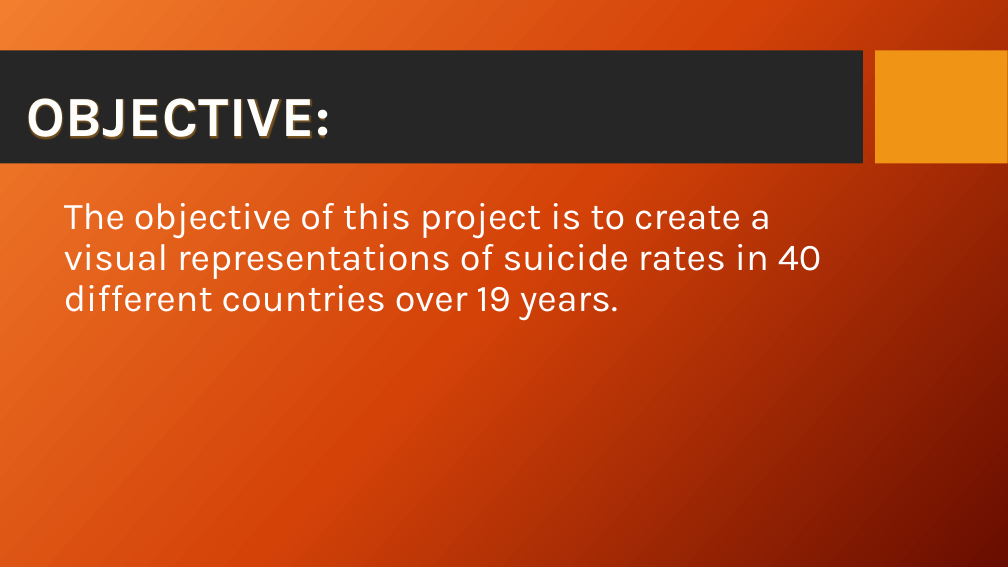
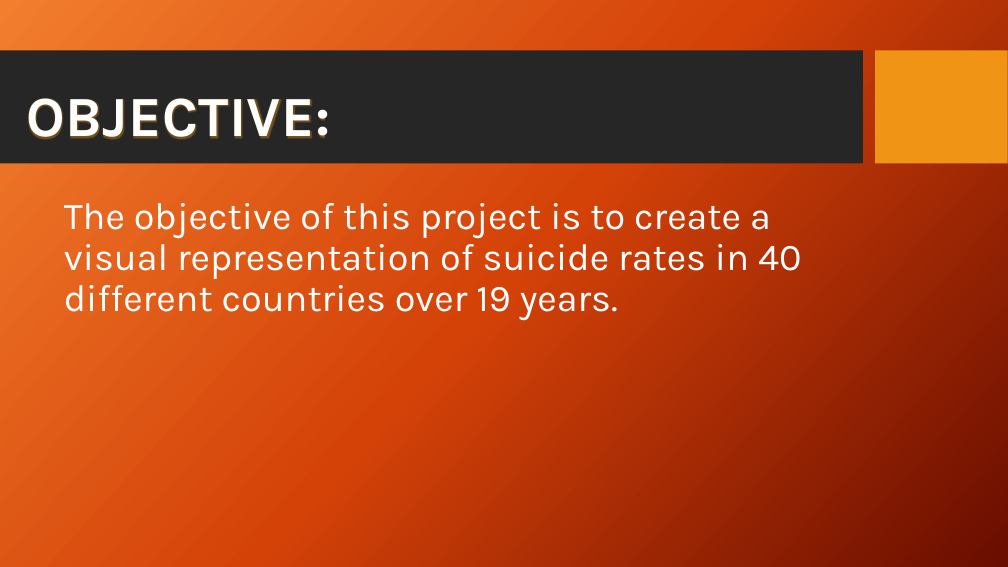
Before and after one commit to Beatriz3692/Project2-Suicide-Rates, a slide deck: slide 2 of Presentation/Presentation2.pptx. Drawn at 1008x567 pixels with LibreOffice and Linux fonts; fonts in the diff are those of the drawing; background and template pictures are left out. Boxes give left, top, right and bottom in pixels: in the first picture for what was removed or moved away, otherwise in the second. Text is boxed around its words. In the diff, an @@ line names an element or a change of style, - is before the commit and + after.

Commit message:
add

```diff
--- a/Presentation/Presentation2.pptx
+++ b/Presentation/Presentation2.pptx
@@ text at (x1=64, y1=203, x2=802, y2=320): text changed @@
-The objective of this project is to create a visual representations of suicide rates in 40 different countries over 19 years.
+The objective of this project is to create a visual representation of suicide rates in 40 different countries over 19 years.
```
